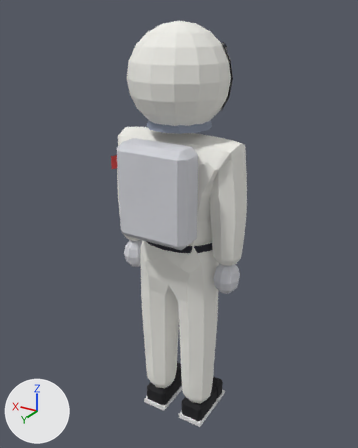
The glTF model public/models/lou-gnar.glb, before and after one commit.
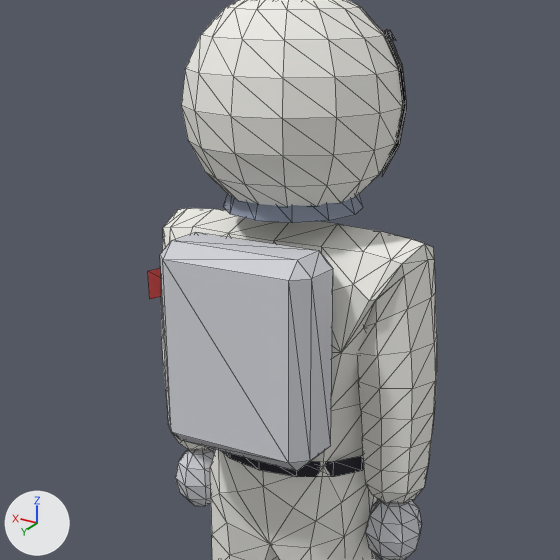
There are two pictures of each version: one whole from a 50 mm camera at (-1.082, 1.807, 1.96) aimed at (-0.017, 0.031, 1.072), one close up on the part from 12% to 85% of the width and 6% to 65% of the height. The lights are fixed; the arrows at lower left show +X, +Y and +Z. The older version's two pictures come first. The close-ups show mesh edges as thin lines. Vertices at exactly the same position are counted once.

The scene before the commit, as lines of its bpy script (objects in view):
```python
me_lougnar = bpy.data.meshes.new('LouGnar')
me_lougnar.from_pydata(...)  # 928 vertices, 1686 faces; spans x -0.33..0.36, y -0.22..0.25, z -0.02..1.93
me_lougnar.materials.append(mat_suit)  # white #f1f0ea
me_lougnar.materials.append(mat_visor)  # black #0d0d14
me_lougnar.materials.append(mat_visorglint)  # white #ffffff
me_lougnar.materials.append(mat_trim)  # greyish blue #8a93a6
me_lougnar.materials.append(mat_suitshade)  # light grey #d5d6dc
me_lougnar.materials.append(mat_belt)  # black #23232e
me_lougnar.materials.append(mat_shoe)  # black #17171b
me_lougnar.materials.append(mat_sole)  # white #eeeeee
me_lougnar.materials.append(mat_flag)
me_lougnar.materials.append(mat_wearscuff)  # grey #8e8c90
me_lougnar.materials.append(mat_wearhole)  # white #e8e4da
ob_lougnar = bpy.data.objects.new('LouGnar', me_lougnar)
ob_lougnar.location = (0.0, 0.0, 0.0)
```
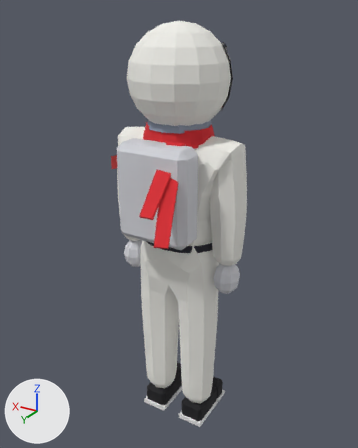
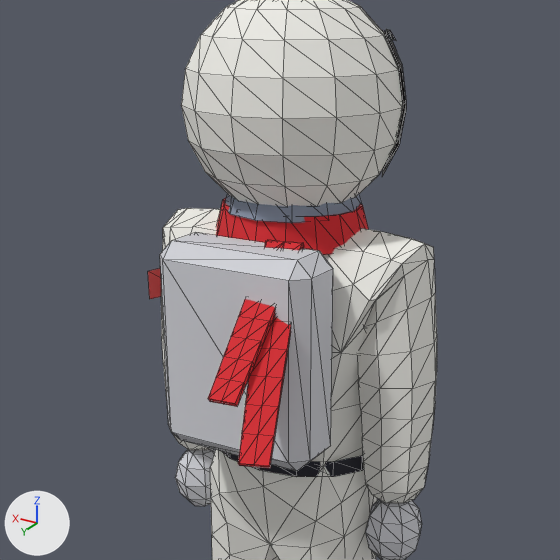
What differs and where, as boxes [x1, y1, x2, y2] in the close-ups (560 x 560 px):
part 1 of me_lougnar, added (red)
    after: [216, 198, 368, 255]
part 2 of me_lougnar, added (red)
    after: [238, 241, 304, 468]
part 3 of me_lougnar, added (red)
    after: [208, 240, 303, 407]

The change, as a list of edits to the scene's bpy script:
```text
Add mat_scarf:
    mat_scarf = principled_material('scarf')
    mat_scarf.base_color = (0.687, 0.0194, 0.0273)  # red #d8262e
    mat_scarf.roughness = 0.9
Change me_lougnar:
    used by ob_lougnar; location = (0.0, 0.0, 0.0)
    remove me_lougnar.from_pydata(...)  # 928 vertices, 1686 faces; spans x -0.33..0.36, y -0.22..0.25, z -0.02..1.93
    add me_lougnar.from_pydata(...)  # 1100 vertices, 2022 faces; spans x -0.33..0.36, y -0.22..0.44, z -0.02..1.93
    me_lougnar part 1: a new loose piece of 64 vertices spanning x -0.17..0.17, y -0.14..0.14, z 1.45..1.52, in mat_scarf (red #d8262e)
    me_lougnar part 2: a new loose piece of 54 vertices spanning x -0.21..-0.03, y 0.13..0.44, z 1.16..1.48, in mat_scarf (red #d8262e)
    me_lougnar part 3: a new loose piece of 54 vertices spanning x -0.12..-0.03, y 0.14..0.4, z 1.24..1.48, in mat_scarf (red #d8262e)
    add me_lougnar.materials.append(mat_scarf)  # red #d8262e
```
